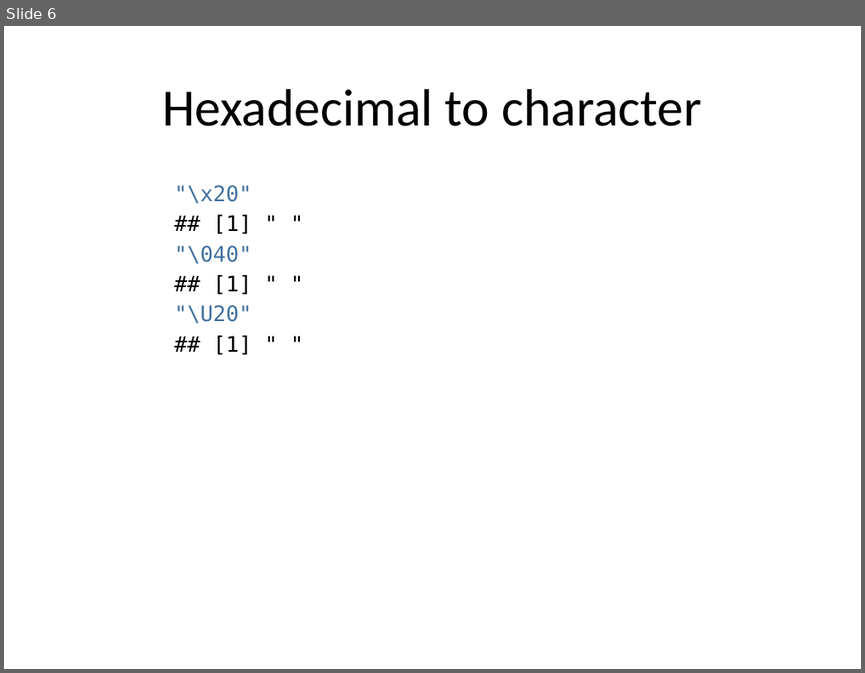
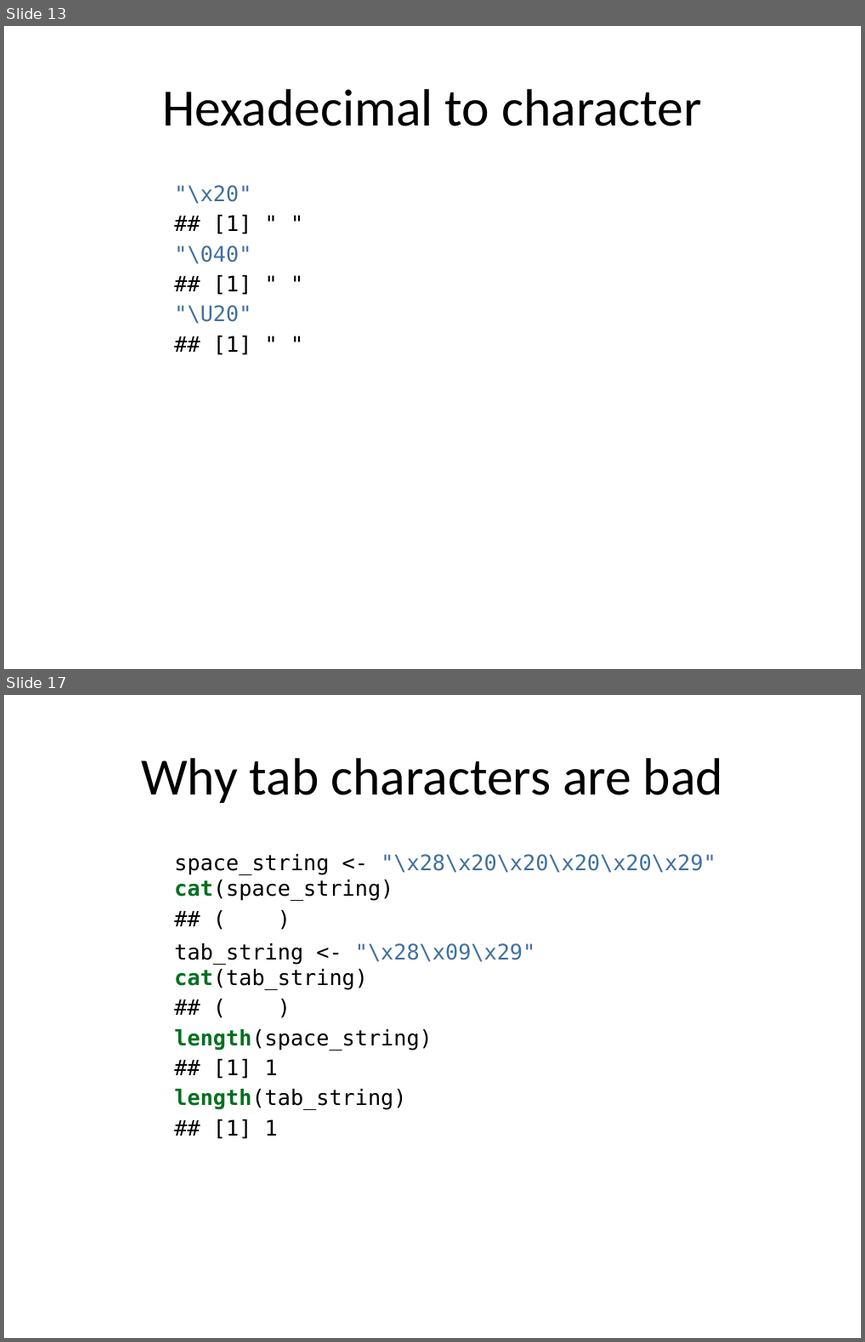
Before and after one commit to pmean/oddball-characters, a slide deck: results/oddball-characters.pptx. Shown one above the other, each under a label of ours: slide 6 before the commit, slides 13 and 17 after it; the slides between them are not shown. The pictures are 865x673 and 865x1342 pixels, drawn with LibreOffice and Linux fonts; fonts in the diff are those of the drawing. Boxes give left, top, right and bottom in pixels: in the first picture for what was removed or moved away, otherwise in the second. Text is boxed around its words. In the diff, an @@ line names an element or a change of style, - is before the commit and + after.

```diff
--- a/results/oddball-characters.pptx
+++ b/results/oddball-characters.pptx
@@ slide 17 added at (4,695,861,1338), background #FFFFFF @@
@@ title added at (141,758,723,803), 44 pt, text #000000 @@
+Why tab characters are bad
@@ text added at (174,854,715,1139), 18 pt, text #000000 @@
+space_string <- "\x28\x20\x20\x20\x20\x29"
+cat(space_string)
+## ( )
+tab_string <- "\x28\x09\x29"
+cat(tab_string)
+## ( )
+length(space_string)
+## [1] 1
+length(tab_string)
+## [1] 1
@@ what was slide 6 is now slide 13 @@
```
Also in this commit, not shown: 2 slides changed, 16 other slides added, 9 other files.
